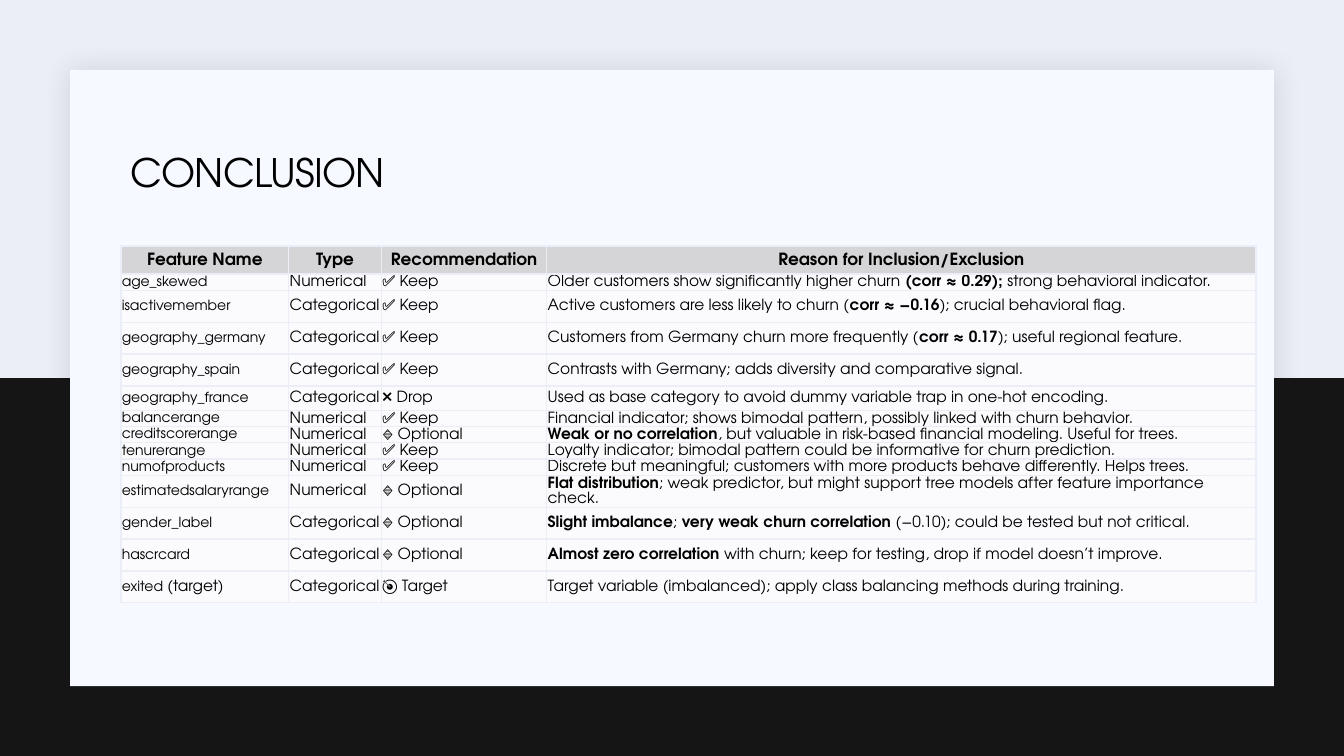
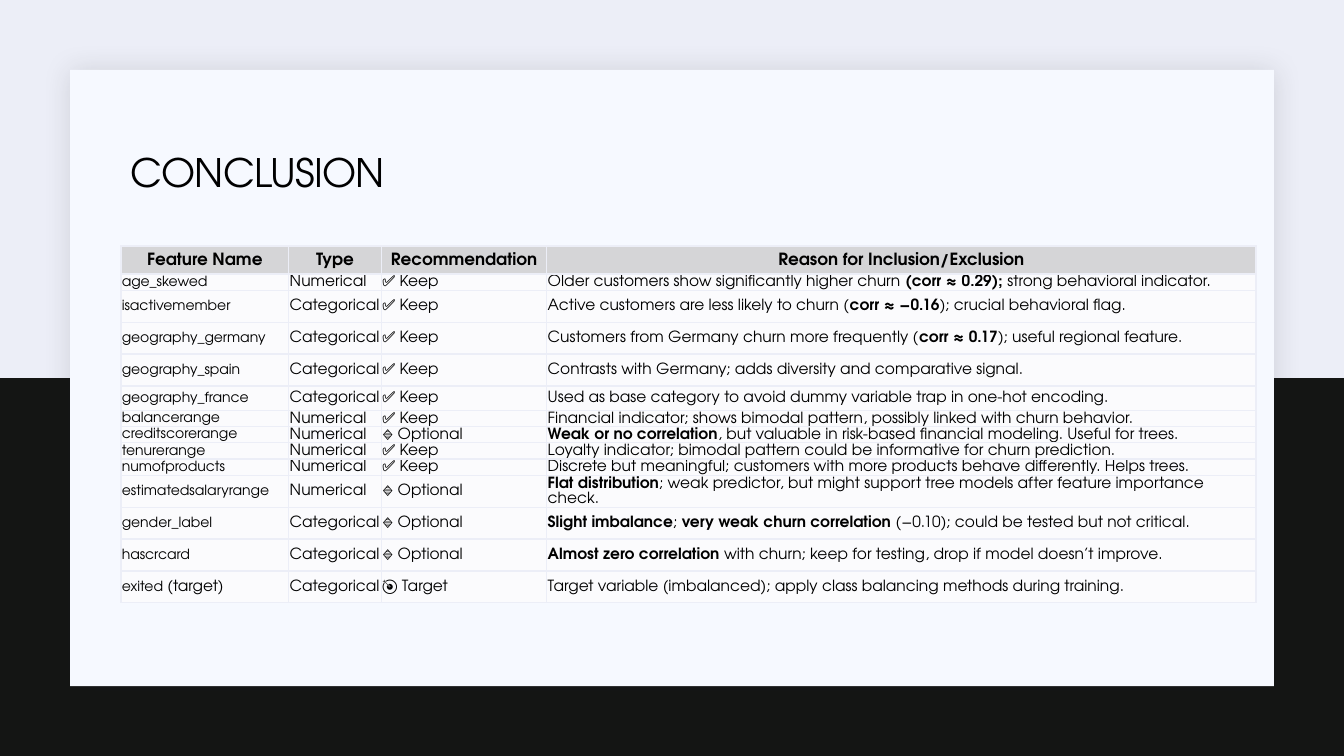
Before and after one commit to mohamadmoselhy/DEPI_DataScience_GraduationProject, a slide deck: slide 37 of Milestone_5_Final_Documentation_Presentation/Final Presentation/Customer Churn Presentation v5 last.pptx. Drawn at 1344x756 pixels with LibreOffice and Linux fonts; fonts in the diff are those of the drawing. Boxes give left, top, right and bottom in pixels: in the first picture for what was removed or moved away, otherwise in the second. Text is boxed around its words. In the diff, an @@ line names an element or a change of style, - is before the commit and + after.

Commit message:
update

```diff
--- a/Milestone_5_Final_Documentation_Presentation/Final Presentation/Customer Churn Presentation v5 last.pptx
+++ b/Milestone_5_Final_Documentation_Presentation/Final Presentation/Customer Churn Presentation v5 last.pptx
@@ table at [121, 246, 1257, 624] @@
-row 6, column 3: ❌ Drop
+row 6, column 3: ✅ Keep
```
